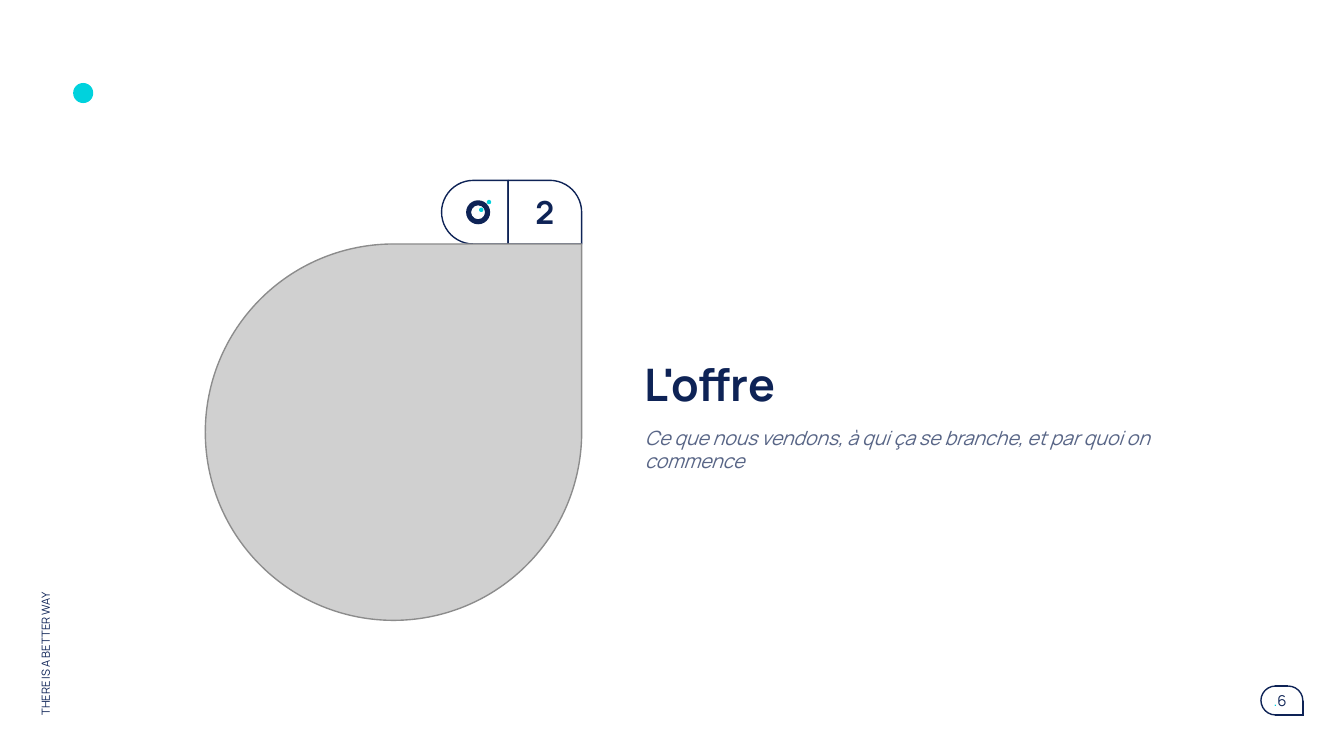
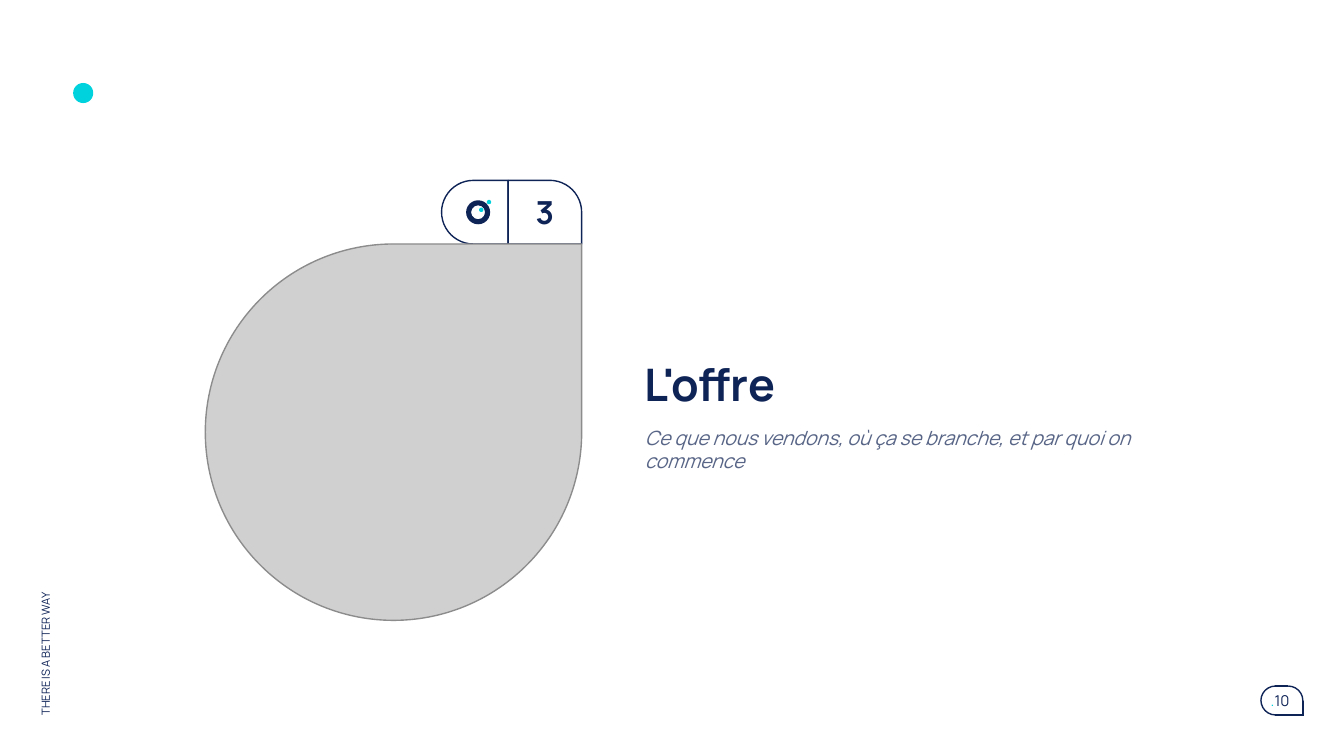
Before and after one commit to claudecamus-dot/VScode6-learning-sprintIA, a slide deck: slide 10 of docs/run-ia/AGENTIC-PRODUCT-RUN-offre-octo.pptx (slide 6 before the commit). Drawn at 1344x756 pixels with LibreOffice and Linux fonts; fonts in the diff are those of the drawing; grey boxes stand for pictures. Boxes give left, top, right and bottom in pixels: in the first picture for what was removed or moved away, otherwise in the second. Text is boxed around its words. In the diff, an @@ line names an element or a change of style, - is before the commit and + after.

```diff
--- a/docs/run-ia/AGENTIC-PRODUCT-RUN-offre-octo.pptx
+++ b/docs/run-ia/AGENTIC-PRODUCT-RUN-offre-octo.pptx
@@ text at (536, 201, 554, 225): text changed @@
-2
+3
@@ title at (645, 429, 1130, 469): text changed @@
-Ce que nous vendons, à qui ça se branche, et par quoi on commence
+Ce que nous vendons, où ça se branche, et par quoi on commence
@@ page number at (1271, 695, 1290, 707): text changed; text colour #00D2DD to #0E2356 @@
-.6
+.10
```
Also in this commit, not shown: 6 other slides changed, 2 slides added, 1 slide removed, 7 other files.
